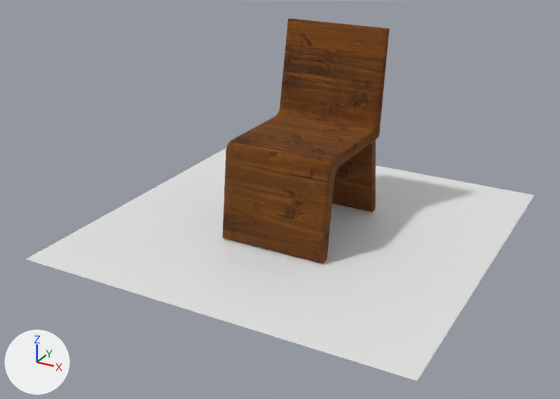
Two versions of the glTF model C.glb, one commit apart.
Both versions are drawn from a camera (50 mm lens) standing at (3.41, -6.68, 3.57) and looking at (-0.08, -0.34, 0.41). Arrows for +X, +Y and +Z are at lower left; the lights stay in place. The first picture is the older version. Where no turn or scale is listed for an object, it has been applied to the vertices.
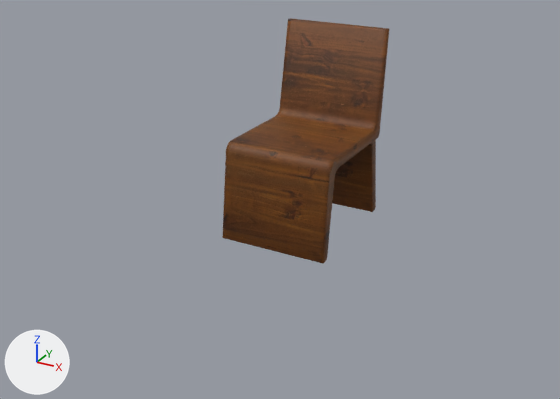
Boxes [x1, y1, x2, y2] around the edits, measured in the pictures (560 x 399 px):
'Plane', deleted
    before: [26, 148, 534, 381]
'Cube', surface changed
    both: [222, 18, 389, 263]

Diff of the bpy script that builds the scene:
```diff
--- a/C.glb.py
+++ b/C.glb.py
@@ mat_material_001 @@
 mat_material_001.texture = img_coated_pine_diff_1k
-mat_material_001.roughness = 1.0
+mat_material_001.roughness = 0.6
@@ ob_plane @@
-ob_plane = bpy.data.objects.new('Plane', me_plane)
-ob_plane.location = (0.0, 0.0, 0.0)
```
